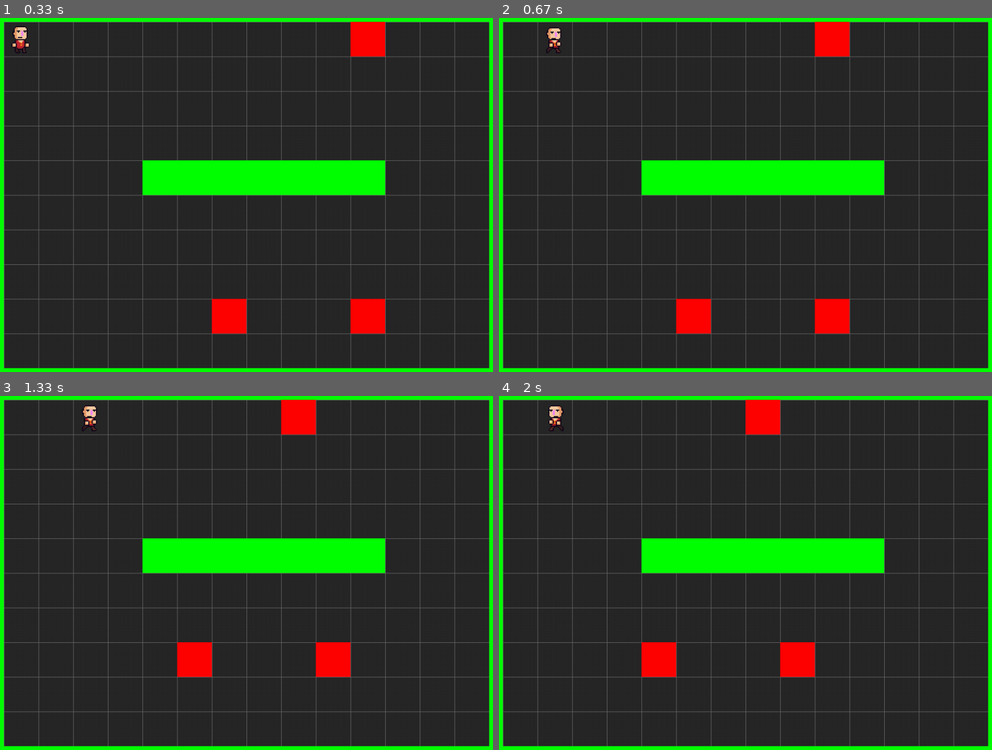
Above: before the commit, frames 1-4 (two rows, left to right).
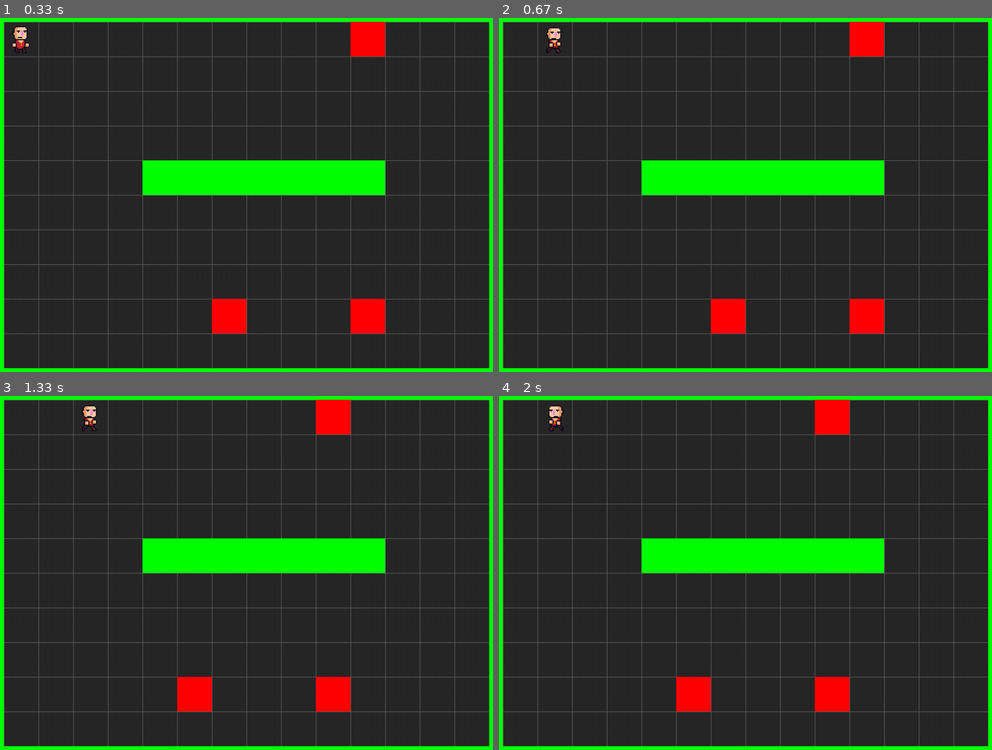
Above: after the commit, the same moments.

Repository: hrshmllw/proglang-pygame
Game: pygame game, started from main.py
The game is run twice, just before and just after one commit, with the same random seed, the same clock (stepped at 60 frames per second) and the same inputs.
Inputs:
- Up to frame 1 (0.33 s): no input
- Up to frame 2 (0.67 s): hold Right from 0.33 s (still down)
- Up to frame 3 (1.33 s): release Right at 0.8 s; hold Right from 1.17 s (still down)
- Up to frame 4 (2 s): release Right at 1.63 s; hold Left from 1.67 s (still down)

Frame 1 is identical in both runs. In frame 2, 4.2% of the frame differs, in the area x 35-79%, y 1-90%; in frame 3, 4.2%; in frame 4, 4.2%, in the area x 28-72%, y 1-90%.

Commit message:
Move enemy per two player moves

Diff:
--- a/main.py
+++ b/main.py
@@ -75,8 +75,11 @@
                     self.player.move(dy=-1, direction=Direction.UP)
                 if event.key == pg.K_DOWN:
                     self.player.move(dy=1, direction=Direction.DOWN)
-                for mob in self.mobs:
-                    mob.move_towards_player(player=(self.player.x, self.player.y))
+                if self.player.moves > 0 and self.player.moves % 2 == 0:
+                    for mob in self.mobs:
+                        mob.move_towards_player(player=(self.player.x, self.player.y))
+
+
 
     def show_start_screen(self):
         pass
--- a/sprites.py
+++ b/sprites.py
@@ -18,6 +18,7 @@
         pg.sprite.Sprite.__init__(self, self.groups)
         self.direction = Direction.DOWN
         self.game = game
+        self.moves = 0
         self.image_directions = {
             Direction.UP: pg.image.load("assets/up.png"),
             Direction.DOWN: pg.image.load("assets/down.png"),
@@ -37,6 +38,7 @@
             self.y += dy
             self.direction = direction
             self.image = self.image_directions[direction]
+            self.moves += 1
 
     def collide_with_walls(self, dx=0, dy=0):
         for wall in self.game.walls:
